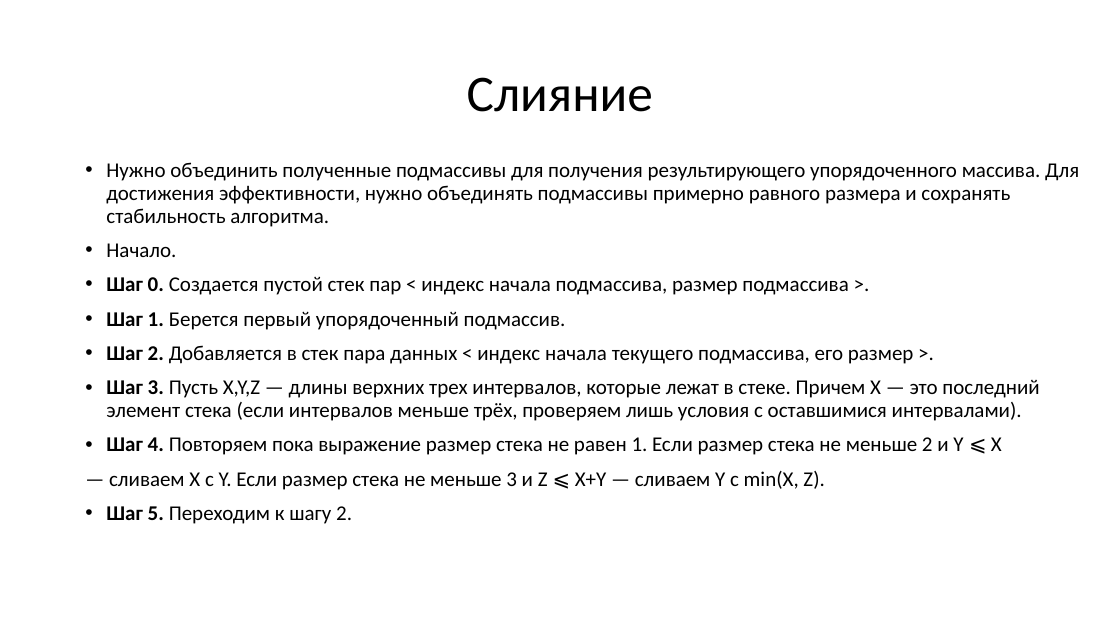
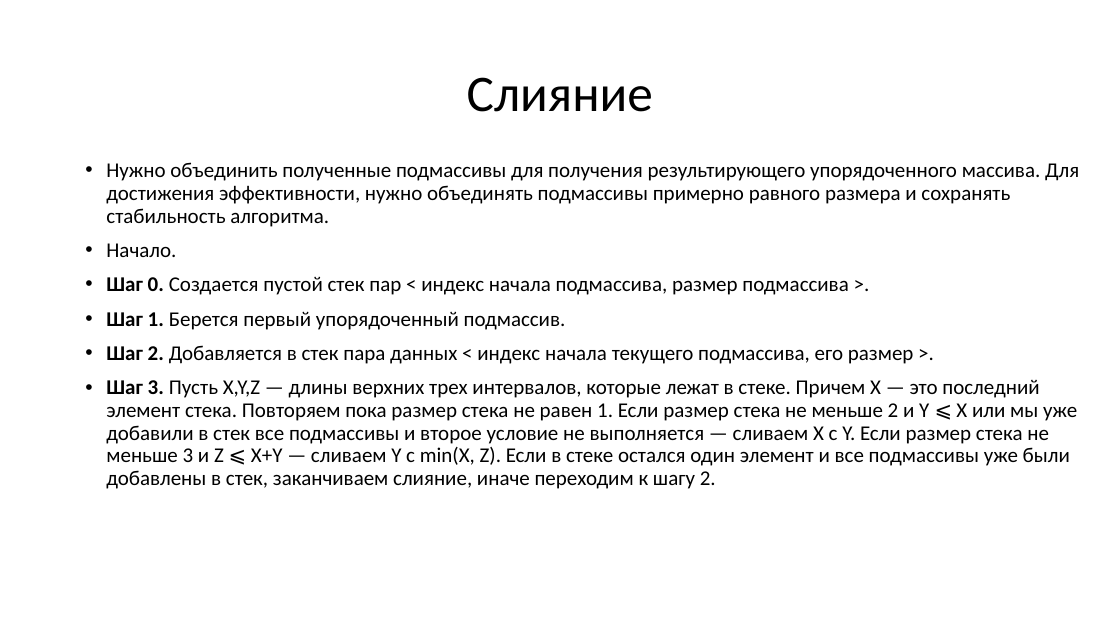
Before and after one commit to ge1up/semesterWorkFirst_TimSort, a slide deck: slide 8 of Timsort.pptx. Drawn at 1120x630 pixels with LibreOffice and Linux fonts; fonts in the diff are those of the drawing. Boxes give left, top, right and bottom in pixels: in the first picture for what was removed or moved away, otherwise in the second. Text is boxed around its words. In the diff, an @@ line names an element or a change of style, - is before the commit and + after.

Commit message:
fix presentation

```diff
--- a/Timsort.pptx
+++ b/Timsort.pptx
@@ text at [106,380,1077,489]: text changed @@
-• Шаг 3. Пусть X,Y,Z — длины верхних трех интервалов, которые лежат в стеке. Причем X — это последний элемент стека (если интервалов меньше трёх, проверяем лишь условия с оставшимися интервалами).
-• Шаг 4. Повторяем пока выражение размер стека не равен 1. Если размер стека не меньше 2 и Y ⩽ X
-— сливаем X c Y. Если размер стека не меньше 3 и Z ⩽ X+Y — сливаем Y c min(X, Z).
-• Шаг 5. Переходим к шагу 2.
+• Шаг 3. Пусть X,Y,Z — длины верхних трех интервалов, которые лежат в стеке. Причем X — это последний элемент стека. Повторяем пока размер стека не равен 1. Если размер стека не меньше 2 и Y ⩽ X или мы уже добавили в стек все подмассивы и второе условие не выполняется — сливаем X c Y. Если размер стека не меньше 3 и Z ⩽ X+Y — сливаем Y c min(X, Z). Если в стеке остался один элемент и все подмассивы уже были добавлены в стек, заканчиваем слияние, иначе переходим к шагу 2.
```
Also in this commit, not shown: 4 other slides changed.
